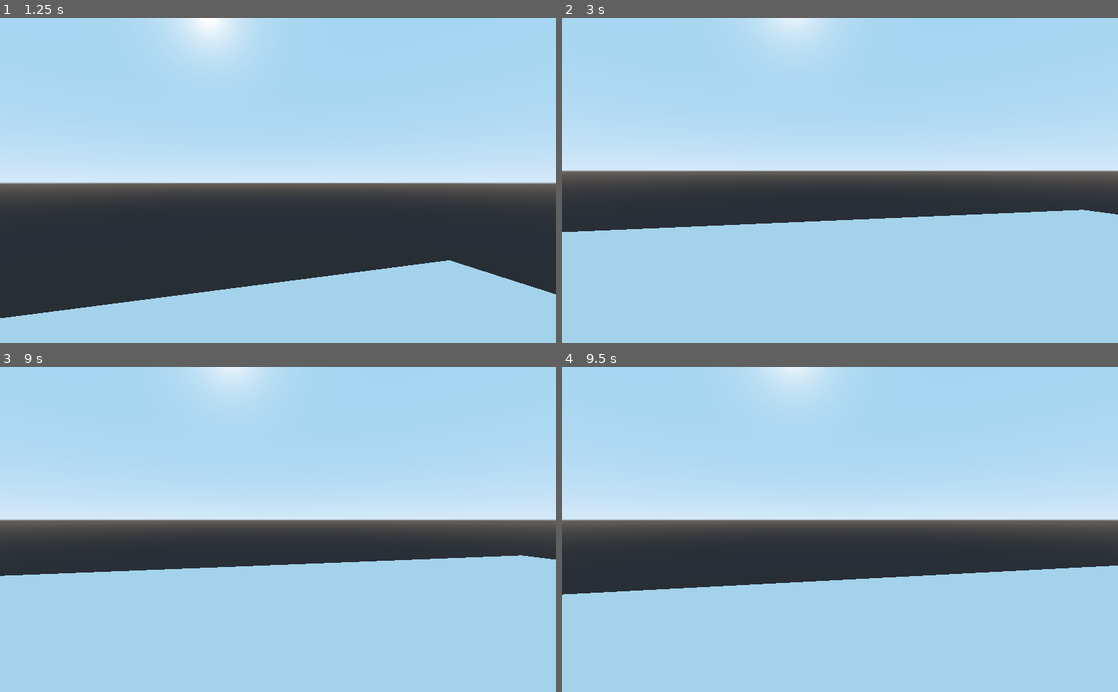
Above: before the commit, frames 1-4 (two rows, left to right).
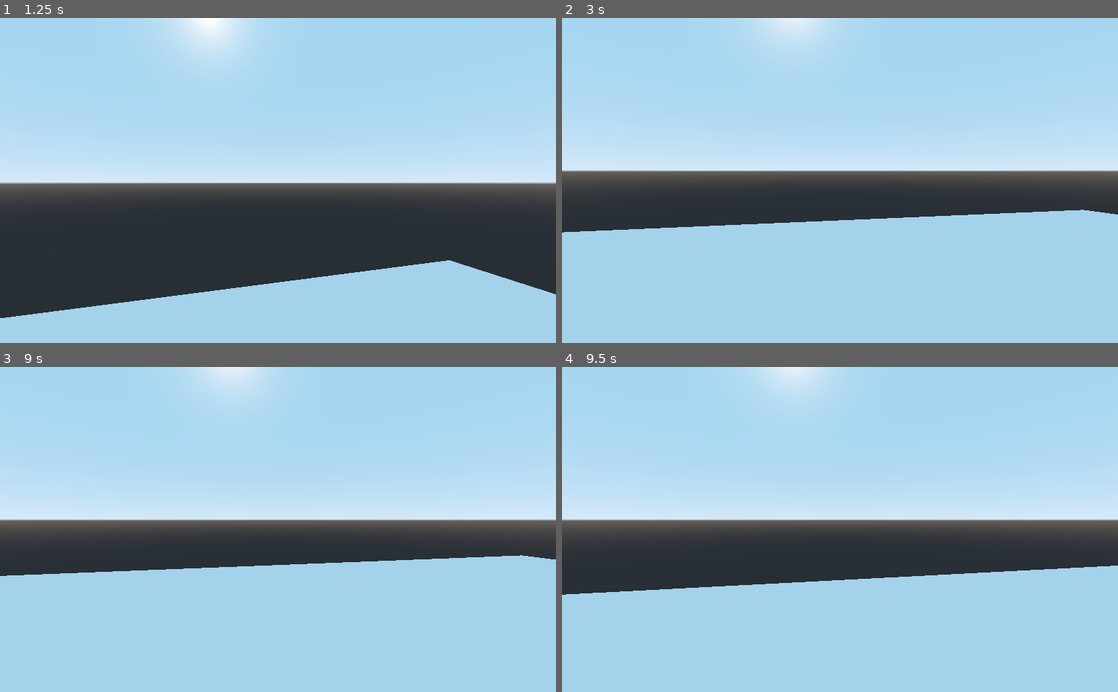
Above: after the commit, the same moments.

Repository: caioteixeiraa/comp-grafica-portais
Game: Godot game, scene res://Test3d.tscn
Same seed, same stepped clock (60 frames per second), same inputs: the game is played once before the commit and once after it.
Inputs (mouse positions are in pixels of both pictures, inside the frame that each line leads up to):
- Up to frame 1 (1.25 s): tap Enter (resume) at 0.5, 0.6 s; move the mouse to (305, 180) at 0.52 s; hold W (move_forward) from 0.53 s (still down); tap Space (jump) at 0.77 s
- Up to frame 2 (3 s): keep holding W (move_forward); move the mouse to (812, 180) at 1.27 s; tap F (toggle_flight) at 1.35, 2.85 s; tap Space (jump) at 1.52 s; tap R (restart) at 2 s; move the mouse to (851, 174) at 2.02 s; tap Enter (resume) at 2.1 s; move the mouse to (834, 187) at 2.77 s
- Up to frame 3 (9 s): tap Space (jump) at 3.02, 3.77, 4.52, 6.02, 6.77, 7.52 s; move the mouse to (316, 532) at 3.52 s; tap Enter (resume) every 1.5 s from 3.6 to 8.1 s; tap R (restart) at 4.25, 5.75, 8 s; move the mouse to (233, 526) at 4.27 s; tap F (toggle_flight) every 1.5 s from 4.35 to 8.85 s; move the mouse to (283, 529) at 5.02 s; move the mouse to (255, 523) at 5.77 s; release W (move_forward) at 5.78 s; hold D (move_right) 5.78-6.53 s; move the mouse to (305, 529) at 6.52 s; hold W (move_forward) 6.53-8.78 s; move the mouse to (250, 529) at 7.27 s; move the mouse to (289, 523) at 8.02 s; move the mouse to (272, 536) at 8.77 s; hold A (move_left) from 8.78 s (still down)
- Up to frame 4 (9.5 s): keep holding A (move_left); tap Space (jump) at 9.02 s

Frame 1 is identical in both runs. In frame 2, less than 0.1% of the frame differs, in the area x 0-99%, y 58-67%; in frame 3, less than 0.1%; in frame 4, less than 0.1%, in the area x 0-99%, y 61-71%.

Commit message:
Fix player not moving forward nor backward when camera pointing straight up or straight down

Diff:
--- a/Portal3/PlayerBody.gd
+++ b/Portal3/PlayerBody.gd
@@ -48,9 +48,9 @@
 
 	# check input then change direction
 	if Input.is_action_pressed("move_forward"):
-		direction -= aim.z
+		direction -= aim.x.rotated(Vector3(0, 1, 0), -PI/2)
 	if Input.is_action_pressed("move_backward"):
-		direction += aim.z
+		direction += aim.x.rotated(Vector3(0, 1, 0), -PI/2)
 	if Input.is_action_pressed("move_left"):
 		direction -= aim.x
 	if Input.is_action_pressed("move_right"):
